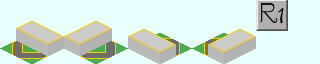
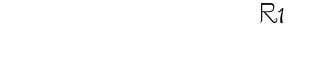
Two versions of the same layered image (320x64). Layer-by-layer changes:
removed layer "Simple_Station_Base.png" over [0, 0, 320, 64]
